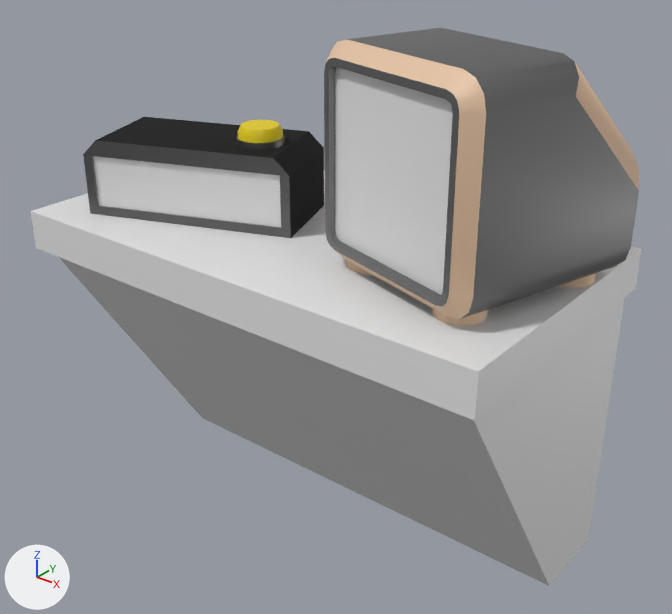
What one commit did to the FBX model Logi-XH15/Assets/Imports/Orbit Table.fbx.
Rendered twice from a camera (50 mm lens) standing at (1.84, -2.18, 1.09) and looking at (0.06, 0.05, -0.29). Every picture has the same lights, and +X, +Y and +Z are marked at lower left. Where no turn or scale is listed for an object, it has been applied to the vertices.

The first picture shows 'Button', 'Main Table.001', 'Obrit screen Decrative Screen', 'Orbit Realignment Display', 'Orbit Screen', 'Orbit Screen Decorative'.
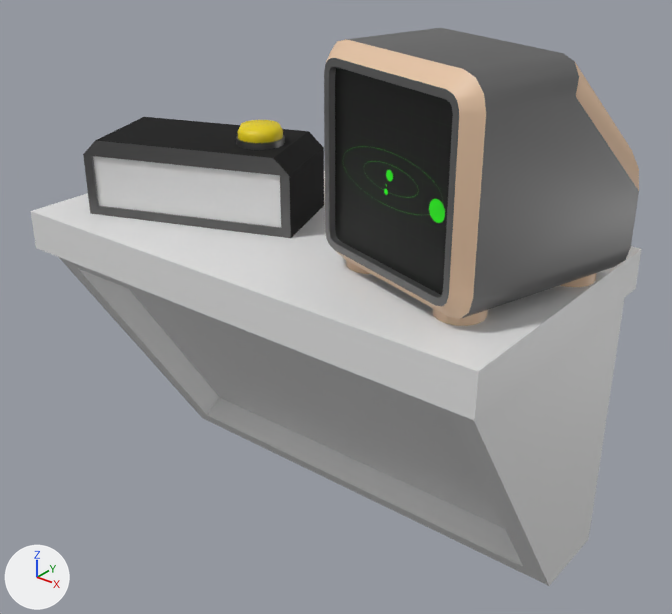
The newer file is also turned or shifted as a whole; pictures and numbers use the older file's frame.

What differs and where, as boxes [x1, y1, x2, y2] in the pictures (672 x 614 px):
'Obrit screen Decrative Screen', recoloured (grey to black)
    both: [335, 67, 453, 295]
part 1 of me_cube_005, built on
    both: [59, 257, 549, 586]

The change, as a diff of the scene's bpy script:
```diff
--- a/Logi-XH15/Assets/Imports/Orbit Table.fbx.py
+++ b/Logi-XH15/Assets/Imports/Orbit Table.fbx.py
@@ img_radar_png @@
+img_radar_png = load_image('radar.png', '../Materials/Textures/radar.png', 2000, 2000, 'sRGB')
@@ mat_material_008 @@
+mat_material_008 = principled_material('Material.008')
+mat_material_008.texture = img_radar_png
@@ me_cube_025 @@
 me_cube_025.from_pydata(...)  # 16 vertices, 1 face; spans x -0.251..0.251, y -0.075..0.075, z -0.262..0.262
+me_cube_025.materials.append(mat_material_008)  # picture img_radar_png
@@ me_cube_005 @@
 # used by ob_main_table_001; location = (0.008, 0.376, -1.182)
-me_cube_005.from_pydata(...)  # 21 vertices, 18 faces; spans x -0.9..0.89, y -0.83..0.16, z 0.0..1.16
+me_cube_005.from_pydata(...)  # 29 vertices, 26 faces; spans x -0.9..0.89, y -0.83..0.16, z 0.0..1.16
+# me_cube_005 part 1
+# 1 face is deleted
+# 8 vertices are added at x -0.77..0.77, y -0.76..-0.12, z 0.07..1.01
+# 9 new faces join them, mat_base (white #e7e7e7)
 me_cube_005.materials.append(mat_base)
```
